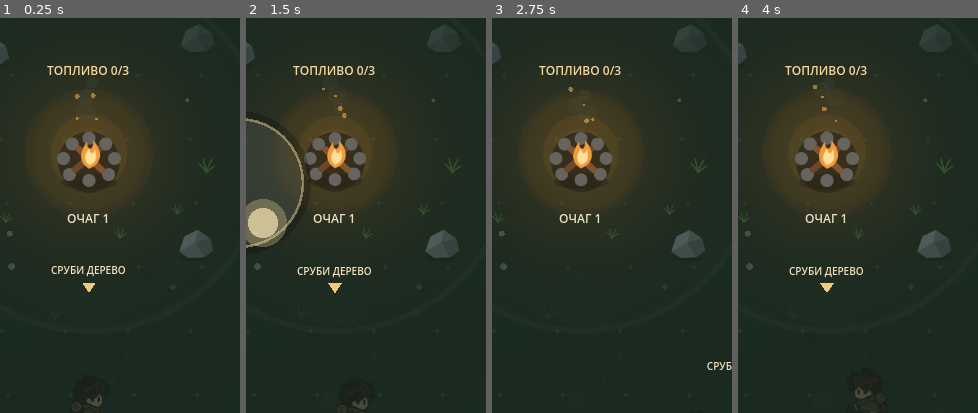
Above: before the commit, frames 1-4 (left to right).
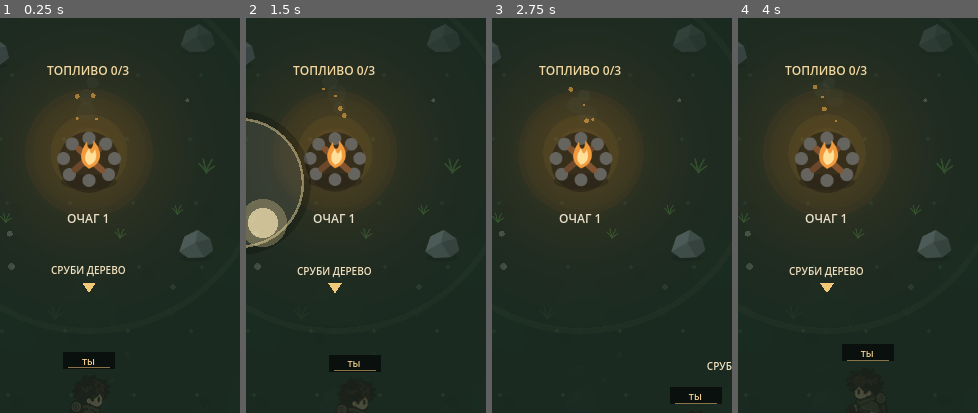
Above: after the commit, the same moments.

Repository: Yala4444/Last-Hearth
Game: Godot game, scene res://main.tscn
The game is run twice, just before and just after one commit, with the same random seed, the same clock (stepped at 60 frames per second) and the same inputs.
Inputs (mouse positions are % of the whole screen's width and height, from its top left):
- Up to frame 1 (0.25 s): no input
- Up to frame 2 (1.5 s): tap Enter at 0.5 s; move the mouse to (72, 44) at 0.52 s; hold D 0.53-1.25 s; click (72, 44) at 0.67 s; tap Space at 1.25 s; drag from (30, 54) to (45, 70) at 1.27 s
- Up to frame 3 (2.75 s): move the mouse to (60, 27) at 2.02 s; hold D from 2.03 s (still down)
- Up to frame 4 (4 s): release D at 2.75 s; drag from (45, 70) to (20, 34) at 2.77 s; move the mouse to (80, 65) at 3.52 s; hold A from 3.53 s (still down)
The pictures show only the part of the screen within x 31-81%, y 34-84%; the shares and areas given below are measured in that part.

The runs differ from the first frame. In frame 1, 0.9% of the frame differs, in the area x 26-48%, y 84-89%; in frame 2, 0.9%; in frame 3, 0.9%; in frame 4, 0.9%, in the area x 43-65%, y 82-87%.

Commit message:
v0.18-A3: label hero and survivor identities

Diff:
--- a/scripts/main.gd
+++ b/scripts/main.gd
@@ -1338,7 +1338,7 @@
 	if day1_route == "hunter":
 		if area == Area.HUNTER_TRAIL and enemies.is_empty() and hero_pos.distance_to(survivor_one_pos) < 48.0:
 			survivor_one_found = true
-			_add_survivor("hunter", survivor_one_pos)
+			_add_survivor("hunter", survivor_one_pos, "ОХОТНИК")
 			day1_route_complete = true
 			run_embers += 1
 			_story("ОХОТНИК СПАСЁН\nСОЮЗНИК +1 • стреляет издалека. «Ночью они идут на огонь. Я прикрою край света.»", 4.2)
@@ -1366,7 +1366,7 @@
 			carry_limit += 1
 			hearth_max_hp += 20.0
 			hearth_hp = hearth_max_hp
-			_add_survivor("guard", Vector2(240.0, 220.0))
+			_add_survivor("guard", Vector2(240.0, 220.0), "ВОЗНИЦА")
 			run_embers += 1
 			_story("ВОЗНИЦА СПАСЁН\nСОЮЗНИК +1 • прикрывает огнём. Слоты %d > %d • прочность огня +20." % [old_slots, carry_limit], 4.3)
 		"nest":
@@ -1489,7 +1489,7 @@
 
 	if day2_mission == "worker":
 		survivor_two_found = true
-		_add_survivor("worker", survivor_two_pos)
+		_add_survivor("worker", survivor_two_pos, "МАСТЕР")
 		worker_route_complete = true
 		run_embers += 1
 		_story("МАСТЕР СПАСЁН\nСОЮЗНИК +1 • ночью чинит Очаг. «Дай мне инструменты — удержим свет.»", 4.2)
@@ -1507,7 +1507,7 @@
 		_story("СКЛАД РАЗОБРАН\nСлоты %d > %d • здоровье %d > %d.%s" % [old_slots, carry_limit, roundi(old_hp), roundi(hero_max_hp), solo_note], 4.5)
 	else:
 		survivor_two_found = true
-		_add_survivor("guard", survivor_two_pos)
+		_add_survivor("guard", survivor_two_pos, "РАЗВЕДЧИК")
 		worker_route_complete = true
 		run_embers += 2
 		_story("РАЗВЕДЧИК СПАСЁН\nСОЮЗНИК +1 • прикрывает огнём. «До сердца леса осталось недалеко.»", 4.0)
@@ -1723,7 +1723,7 @@
 				event["outcome"] = "arrows"
 				_story("СЛОМАННЫЙ ДОЗОР\nВ ящике сохранилась связка хороших стрел.", 3.0)
 			"whisper":
-				_add_survivor("guard", pos)
+				_add_survivor("guard", pos, "ВЫЖИВШИЙ")
 				event["outcome"] = "rescued"
 				_story("ШЁПОТ ИЗ ТЬМЫ\nЕщё один человек успел добежать до света.", 3.0)
 			"sawmill":
@@ -1764,7 +1764,7 @@
 				_story("ЛОГОВО ПРОСНУЛОСЬ\nКорни разошлись, и из-под земли полезли твари.", 3.2)
 			"signal_survivor":
 				event["outcome"] = "rescued"
-				_add_survivor("guard", pos)
+				_add_survivor("guard", pos, "РАЗВЕДЧИК")
 				_burst_typed(pos, 10, "ember")
 				_story("СИГНАЛ ОТВЕЧЕН\nИз-за камней выходит разведчик и присоединяется к тебе.", 3.2)
 			"dead_fire_route":
@@ -2512,8 +2512,8 @@
 func _update_expedition_choice() -> void:
 	if hero_pos.distance_to(left_choice_pos) < 50.0:
 		expedition_choice = "people"
-		_add_survivor("guard", left_choice_pos + Vector2(-20, 16))
-		_add_survivor("guard", left_choice_pos + Vector2(20, 16))
+		_add_survivor("guard", left_choice_pos + Vector2(-20, 16), "БОЕЦ")
+		_add_survivor("guard", left_choice_pos + Vector2(20, 16), "БОЕЦ")
 		_banner("Два бойца вышли к свету", 2.0)
 		_start_night(3)
 	elif hero_pos.distance_to(right_choice_pos) < 50.0:
@@ -2782,10 +2782,24 @@
 	})
 
 
-func _add_survivor(role: String, spawn_pos: Vector2) -> void:
+func _default_survivor_label(role: String) -> String:
+	match role:
+		"hunter":
+			return "ОХОТНИК"
+		"worker":
+			return "МАСТЕР"
+		"guard":
+			return "РАЗВЕДЧИК"
+		_:
+			return "ПОСЕЛЕНЕЦ"
+
+
+func _add_survivor(role: String, spawn_pos: Vector2, identity_label: String = "") -> void:
 	var index := survivor_agents.size()
+	var resolved_label := identity_label if identity_label != "" else _default_survivor_label(role)
 	survivor_agents.append({
 		"role": role,
+		"label": resolved_label,
 		"pos": spawn_pos,
 		"vel": Vector2.ZERO,
 		"facing": 1.0,
@@ -3599,6 +3613,7 @@
 	if master_state in ["joining_home", "resident"]:
 		var master_pos := HUB_WORKER_HOME_POS + Vector2(-50, 48)
 		_draw_v018_character(master_pos, "worker", "down", 0, _character_v018_modulate(master_pos), 0.0)
+		_draw_character_label(master_pos, "МАСТЕР")
 	_draw_master_arrival_focus()
 
 	var has_construction := _hub_has_pending_construction()
@@ -4809,6 +4824,30 @@
 	return _character_v018_phase_frame(hero_walk_phase, moving)
 
 
+func _draw_character_label(pos: Vector2, label: String, is_hero: bool = false) -> void:
+	if label == "":
+		return
+	# Compact world-space nameplate: readable on the phone without becoming another HUD block.
+	var width := 76.0
+	if label.length() >= 9:
+		width = 92.0
+	elif label.length() <= 3:
+		width = 52.0
+	var rect := Rect2(pos + Vector2(-width * 0.5, -79.0), Vector2(width, 17.0))
+	draw_rect(rect, Color(0.025, 0.035, 0.030, 0.78))
+	var accent := Color("#e4bd76") if is_hero else Color("#c9b989")
+	draw_line(rect.position + Vector2(5, rect.size.y - 1), rect.position + Vector2(rect.size.x - 5, rect.size.y - 1), Color(accent.r, accent.g, accent.b, 0.58), 1.0)
+	draw_string(
+		font,
+		pos + Vector2(-width * 0.5 + 2.0, -66.0),
+		label,
+		HORIZONTAL_ALIGNMENT_CENTER,
+		width - 4.0,
+		9,
+		Color(0.92, 0.89, 0.80, 0.96) if not is_hero else Color("#f0cf8a")
+	)
+
+
 func _draw_hero(pos: Vector2) -> void:
 	var moving := hero_velocity.length() > 7.0 or hero_pos.distance_to(hero_target) > 3.0 or joystick_vector.length() > JOYSTICK_DEADZONE
 	var direction := _hero_v018_direction_key()
@@ -4827,6 +4866,7 @@
 		_character_v018_modulate(pos),
 		bob
 	)
+	_draw_character_label(pos + Vector2(0, bob), "ТЫ", true)
 
 
 func _nearby_resource_kind() -> String:
@@ -4884,6 +4924,7 @@
 		var frame_index := _character_v018_phase_frame(phase, moving)
 		var bob := sin(phase) * 0.45 if moving else 0.0
 		_draw_v018_character(pos, role, direction, frame_index, _character_v018_modulate(pos), bob)
+		_draw_character_label(pos + Vector2(0, bob), String(agent.get("label", _default_survivor_label(role))))
 
 
 func _draw_humanoid(pos: Vector2, coat: Color, phase: float, role: String, facing: float = 1.0) -> void:
@@ -5354,7 +5395,7 @@
 			draw_string(font, Vector2(14, 55), hub_hint, HORIZONTAL_ALIGNMENT_LEFT, 275, 8, Color("#98a89c"))
 			var permanent_text := "урон +%d%% • слоты %d" % [int(meta.get("damage_level", 0)) * 10, 5 + int(meta.get("carry_level", 0))]
 			draw_string(font, Vector2(285, 55), permanent_text, HORIZONTAL_ALIGNMENT_RIGHT, 137, 8, Color("#c8b990"))
-		draw_string(font, Vector2(406, 55), "v0.18-A2", HORIZONTAL_ALIGNMENT_RIGHT, 42, 10, Color("#728077"))
+		draw_string(font, Vector2(406, 55), "v0.18-A3", HORIZONTAL_ALIGNMENT_RIGHT, 42, 10, Color("#728077"))
 		return
 
 	if mode == Mode.RESULT:
--- a/tests/v018_asset_pipeline_sanity.gd
+++ b/tests/v018_asset_pipeline_sanity.gd
@@ -86,5 +86,17 @@
 		fail("Settler is not mapped to its production sheet")
 		return
 
+	if game._default_survivor_label("hunter") != "ОХОТНИК":
+		fail("Hunter identity label is wrong")
+		return
+	if game._default_survivor_label("worker") != "МАСТЕР":
+		fail("Master identity label is wrong")
+		return
+	game.survivor_agents.clear()
+	game._add_survivor("guard", Vector2(200, 200), "ВОЗНИЦА")
+	if String(game.survivor_agents[0].get("label", "")) != "ВОЗНИЦА":
+		fail("Explicit NPC identity was not stored")
+		return
+
 	print("V018_ASSET_PIPELINE_SANITY_OK")
 	quit(0)
